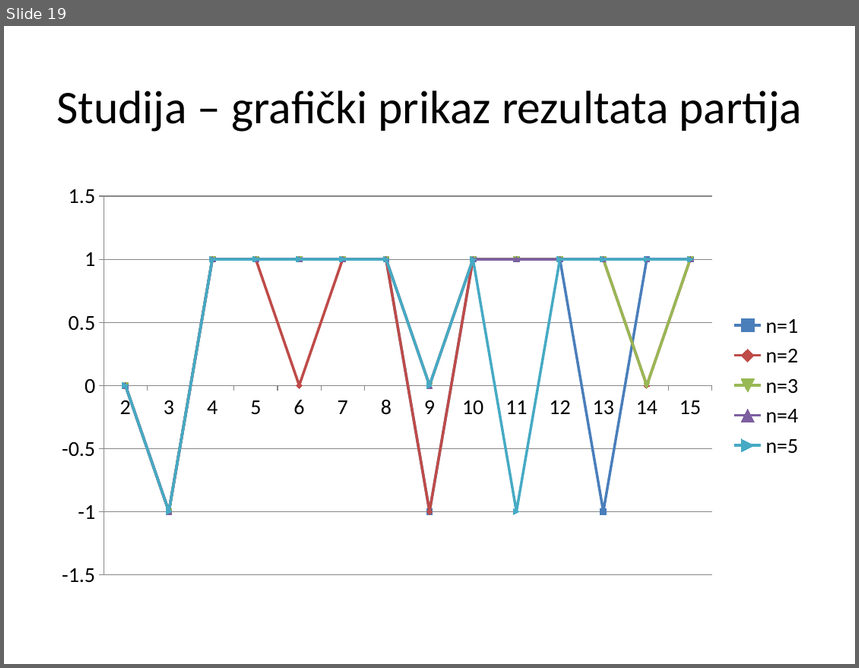
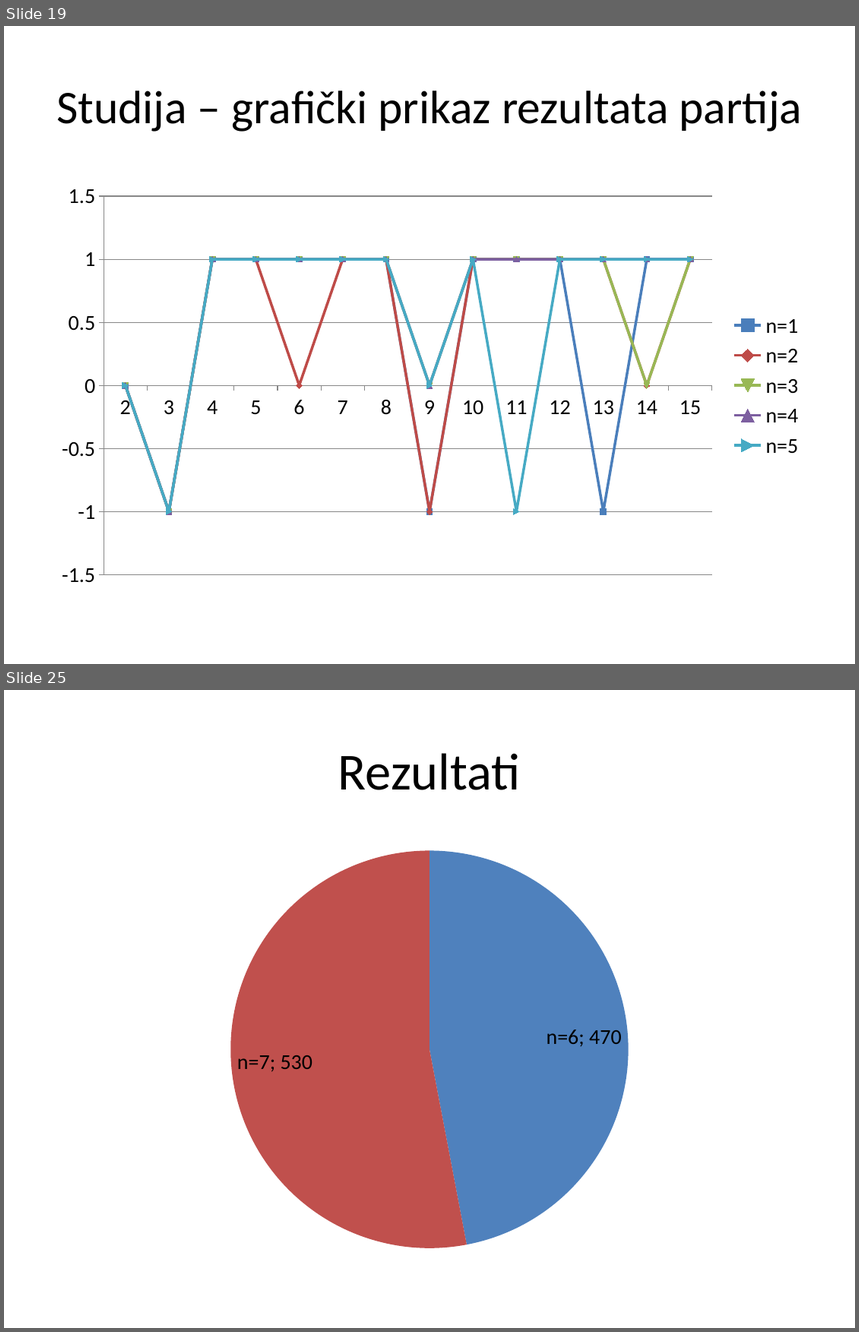
Before and after one commit to AndrejMiletic/SC2015-2016, a slide deck: AI in games.pptx. Shown one above the other, each under a label of ours: slide 19 before the commit, slides 19 and 25 after it; the slides between them are not shown. The pictures are 859x668 and 859x1332 pixels, drawn with LibreOffice and Linux fonts; fonts in the diff are those of the drawing. Boxes give left, top, right and bottom in pixels: in the first picture for what was removed or moved away, otherwise in the second. Text is boxed around its words. In the diff, an @@ line names an element or a change of style, - is before the commit and + after.

```diff
--- a/AI in games.pptx
+++ b/AI in games.pptx
@@ slide 25 added at (4, 690, 855, 1328), background #FFFFFF @@
@@ title added at (338, 753, 521, 790), 44 pt, text #000000 @@
+Rezultati
@@ pie chart added at (47, 839, 813, 1260) @@
+categories: n=6, n=7
+Series 1: 470, 530
```
Also in this commit, not shown: 2 slides changed, 4 other slides added, 7 other files.
